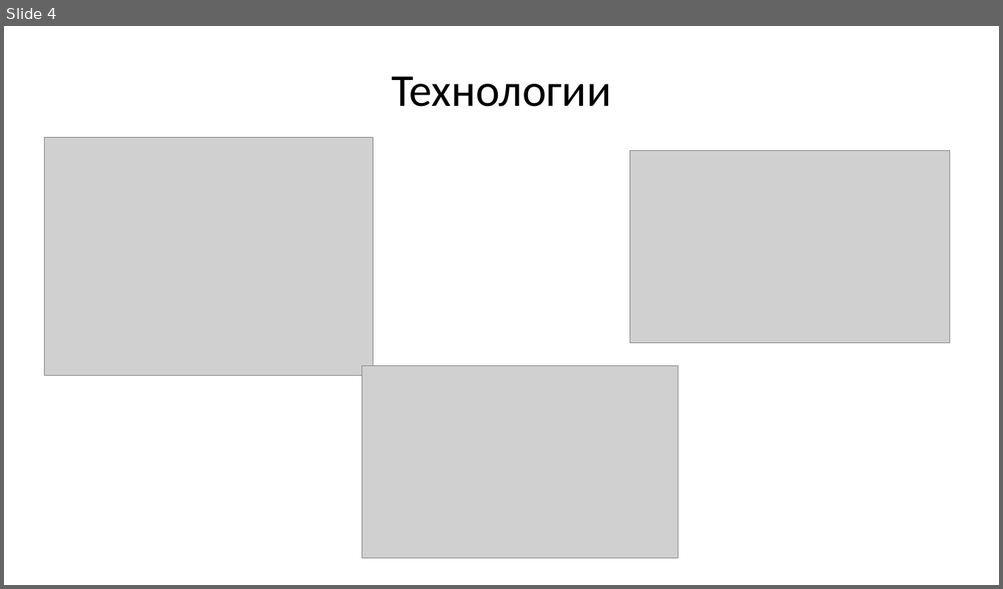
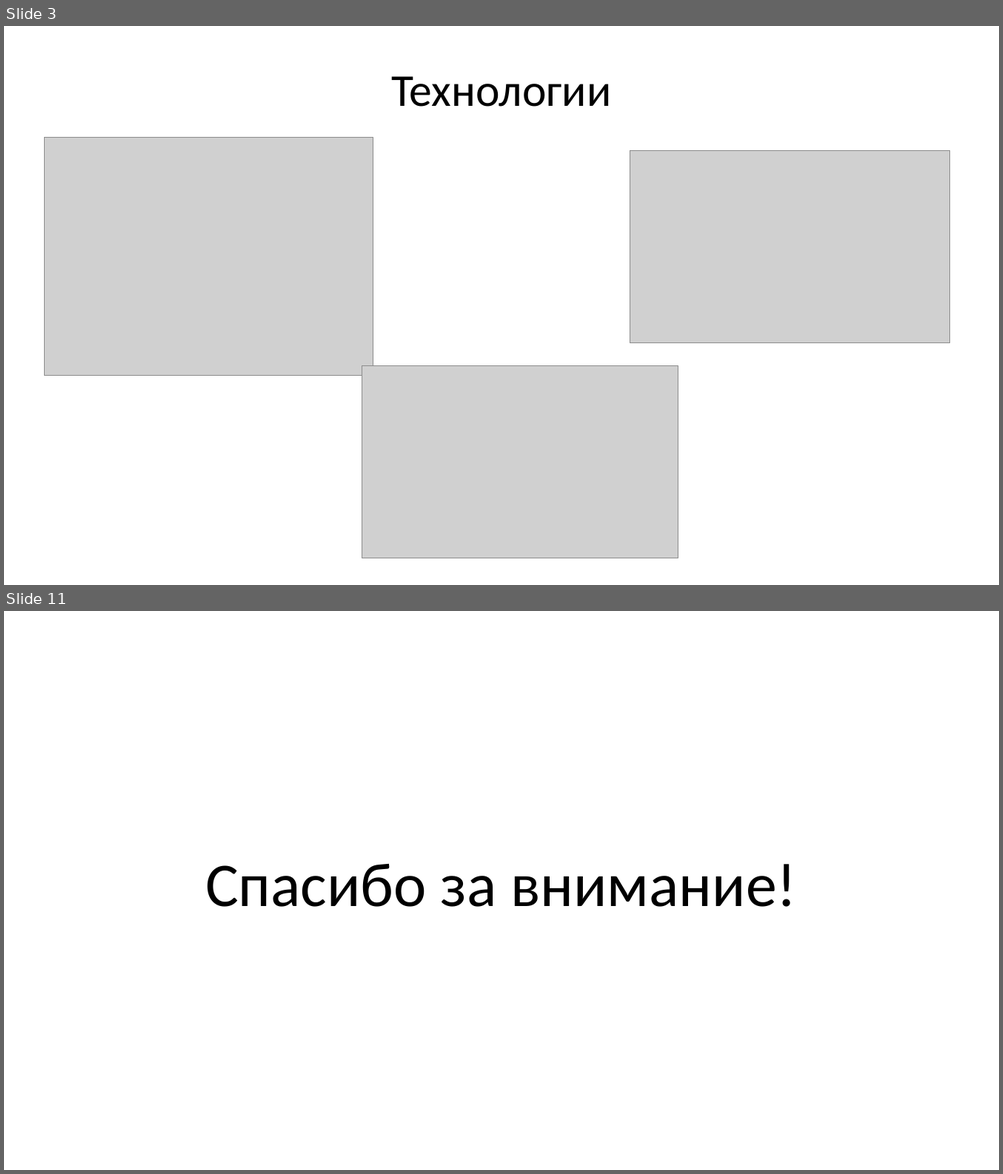
Before and after one commit to minald/Cataloguer, a slide deck: Presentation Minald.pptx. Shown one above the other, each under a label of ours: slide 4 before the commit, slides 3 and 11 after it; the slides between them are not shown. The pictures are 1003x589 and 1003x1174 pixels, drawn with LibreOffice and Linux fonts; fonts in the diff are those of the drawing; grey boxes stand for pictures. Boxes give left, top, right and bottom in pixels: in the first picture for what was removed or moved away, otherwise in the second. Text is boxed around its words. In the diff, an @@ line names an element or a change of style, - is before the commit and + after.

```diff
--- a/Presentation Minald.pptx
+++ b/Presentation Minald.pptx
@@ slide 11 added at (x1=4, y1=611, x2=999, y2=1170), background #FFFFFF @@
@@ title added at (x1=205, y1=864, x2=797, y2=907), 60 pt, text #000000 @@
+Спасибо за внимание!
@@ what was slide 4 is now slide 3 @@
```
Also in this commit, not shown: 4 slides changed, 4 other slides added, 2 slides removed.
